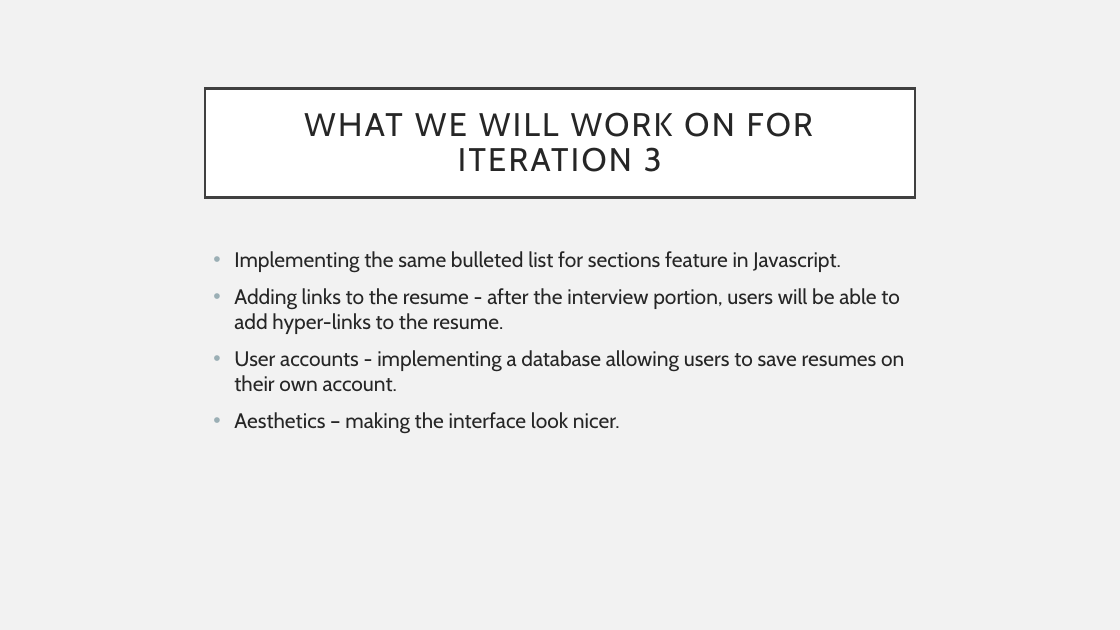
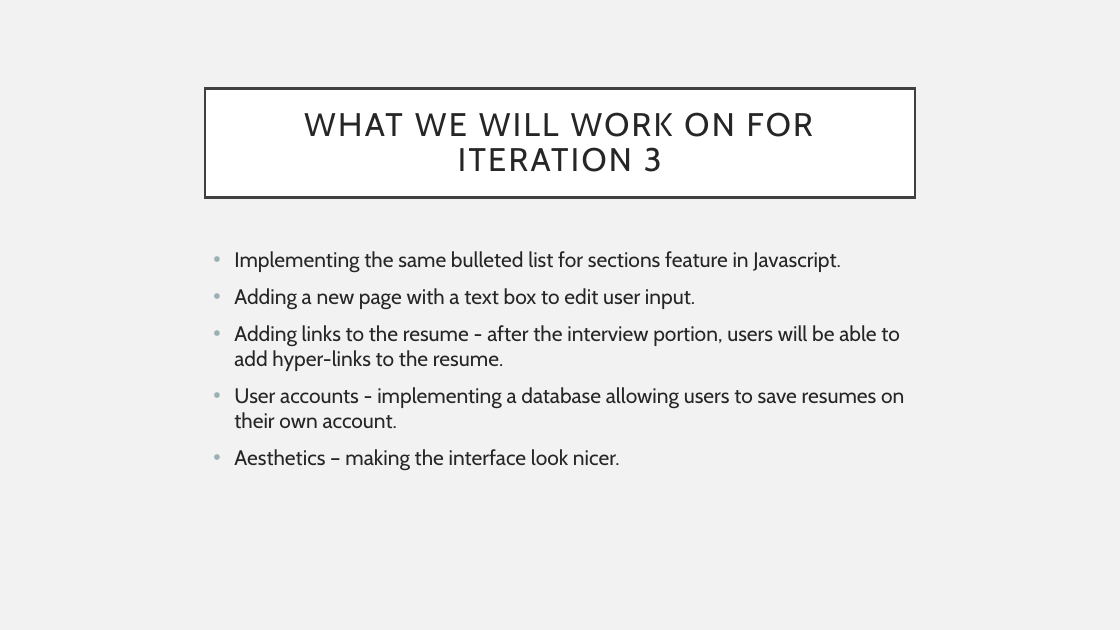
Before and after one commit to eurashin/CS498-Group8, a slide deck: slide 5 of Presentation.odp. Drawn at 1120x630 pixels with LibreOffice and Linux fonts; fonts in the diff are those of the drawing. Boxes give left, top, right and bottom in pixels: in the first picture for what was removed or moved away, otherwise in the second. Text is boxed around its words. In the diff, an @@ line names an element or a change of style, - is before the commit and + after.

Commit message:
edited presentation

```diff
--- a/Presentation.odp
+++ b/Presentation.odp
@@ text at bbox=[234, 288, 695, 310]: paragraph added @@
+• Adding a new page with a text box to edit user input.
```
